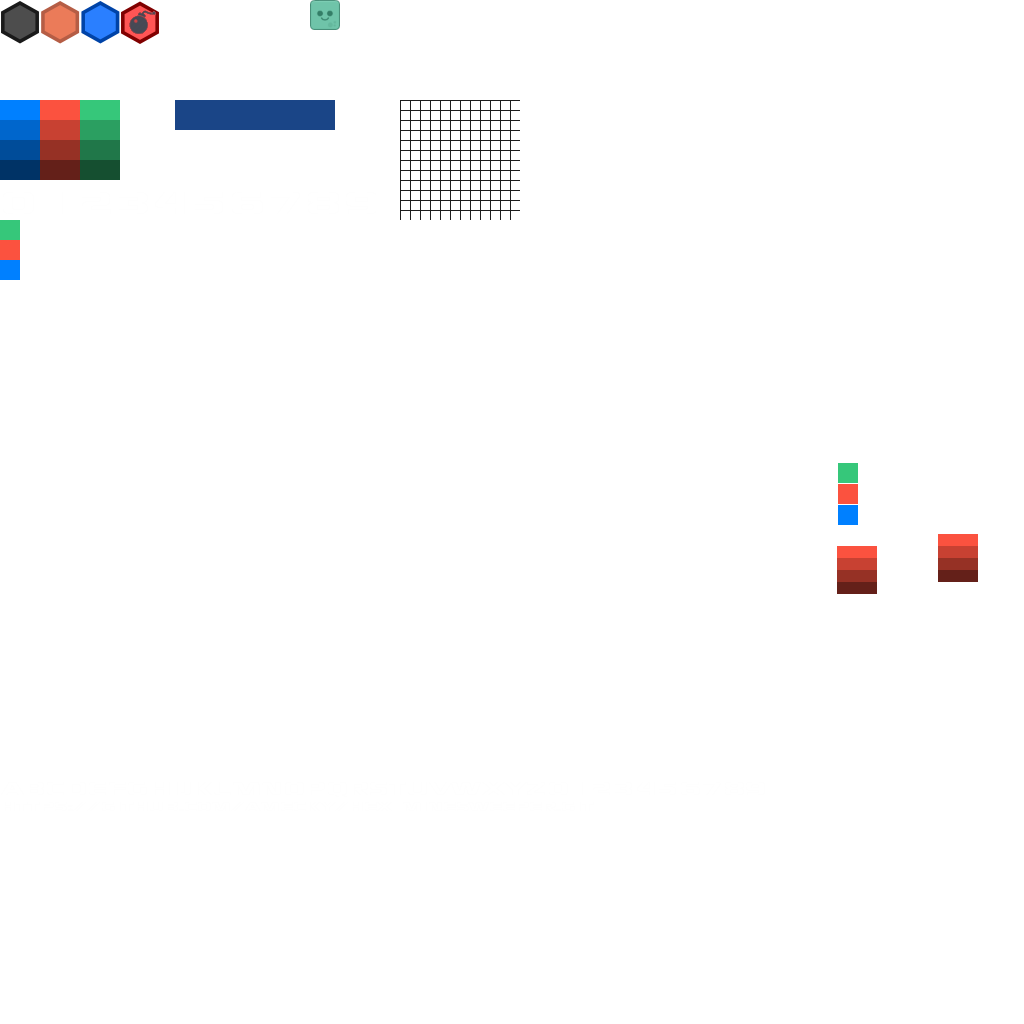
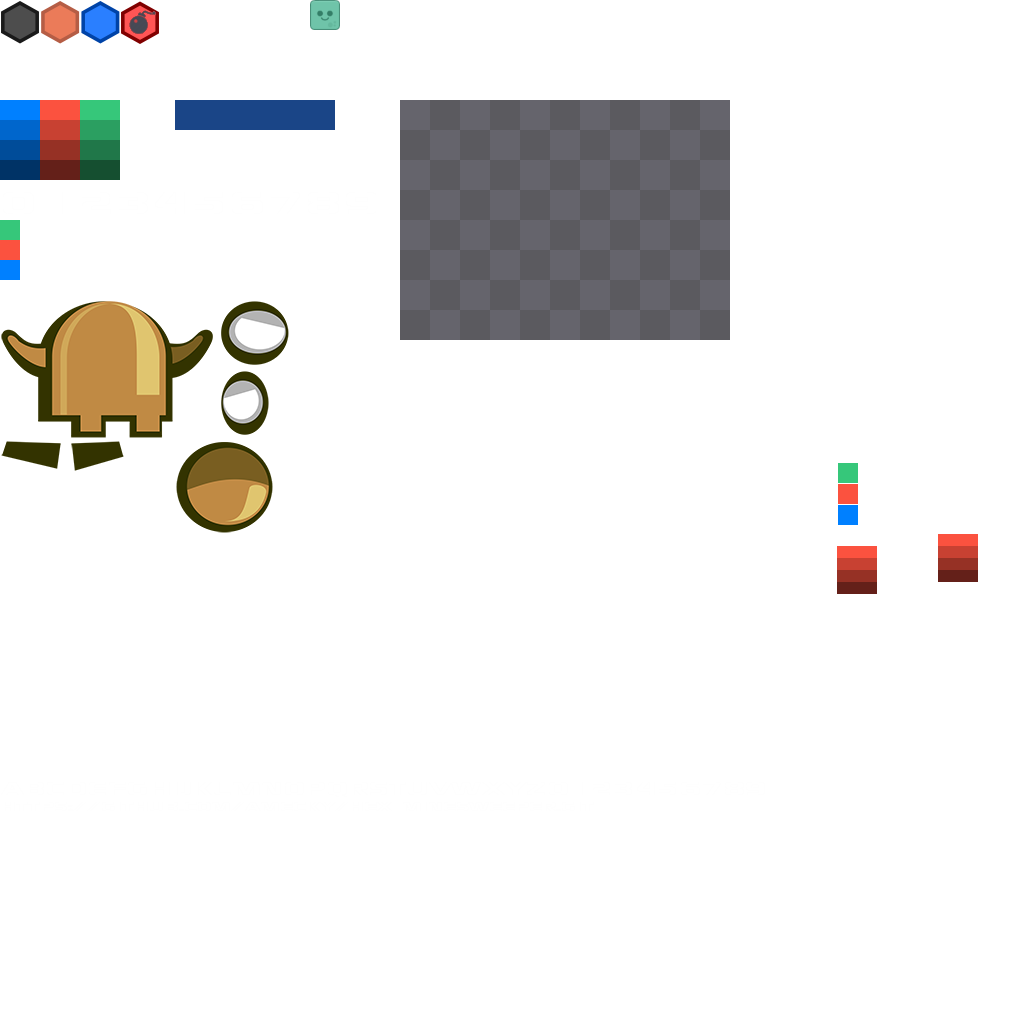
Layers edited between the first and the second (1024, 1024) image:
painted on "Ebene #19" over box(1, 100, 730, 533)
